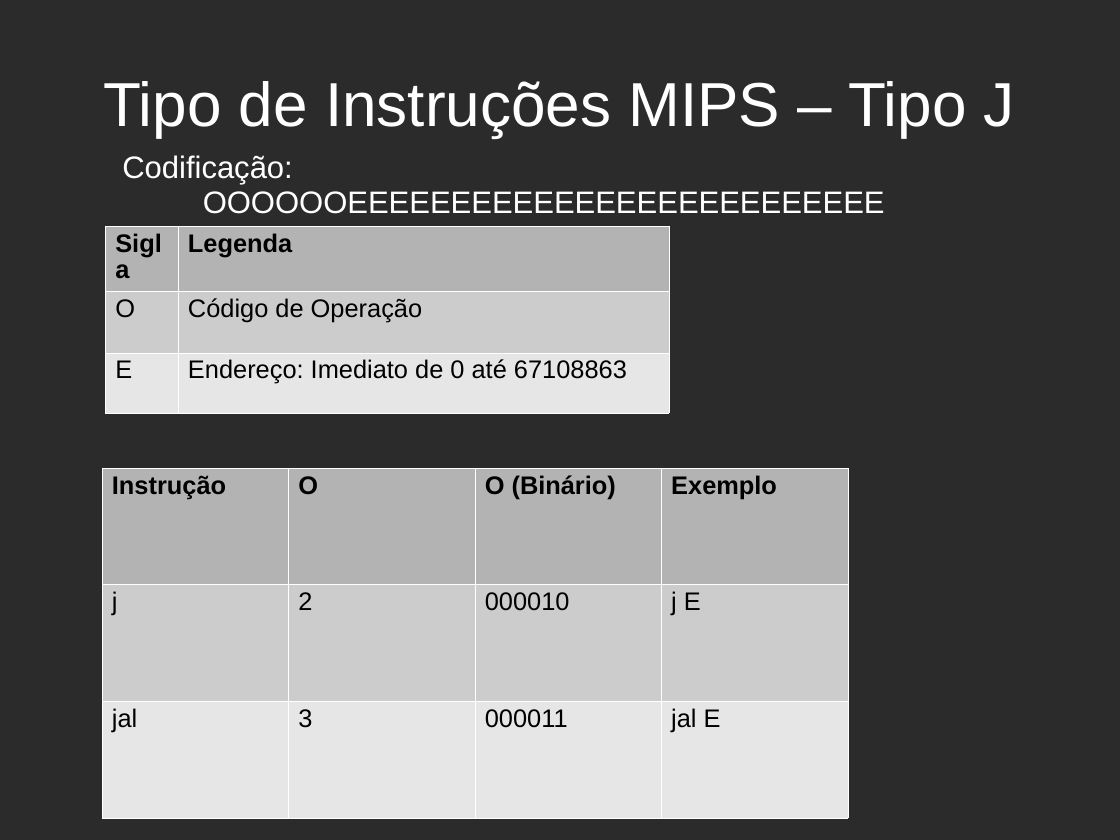
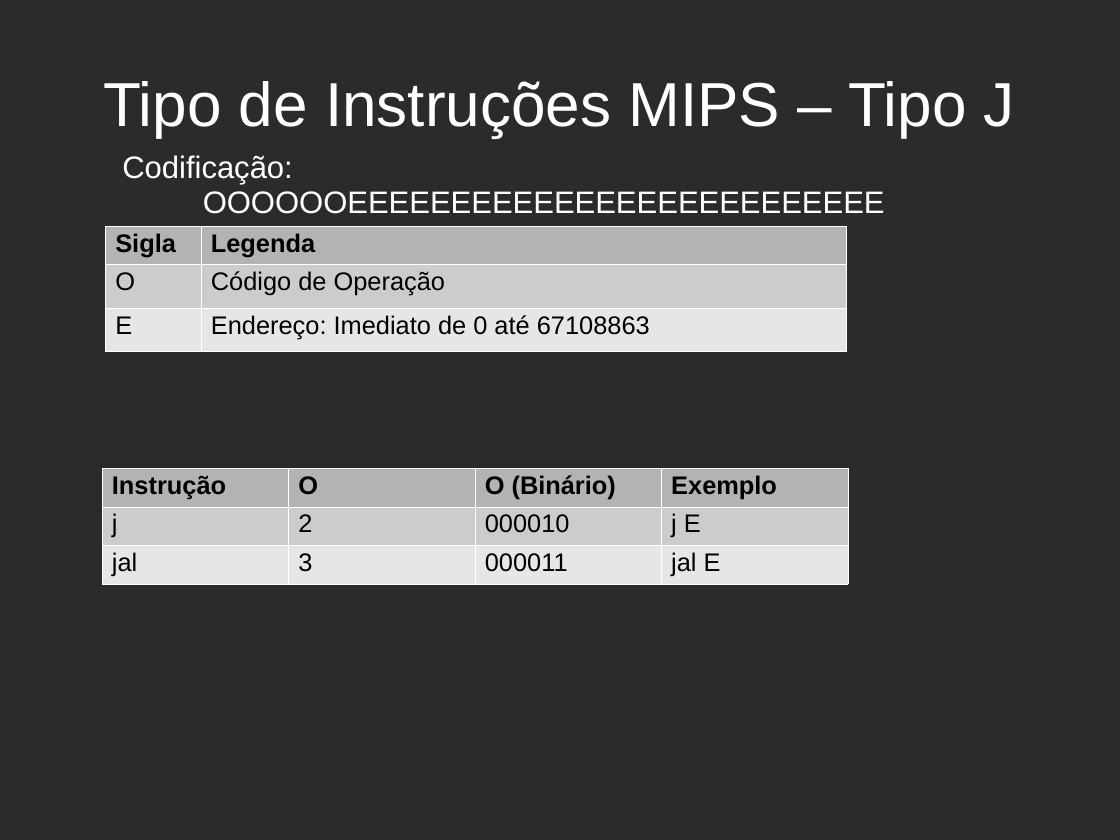
Before and after one commit to diegorocha/tradutor_mips, a slide deck: slide 5 of doc/Apresentação.ppt. Drawn at 1120x840 pixels with LibreOffice and Linux fonts; fonts in the diff are those of the drawing; background and template pictures are left out; a plain dark background stands for a picture behind light text. Boxes give left, top, right and bottom in pixels: in the first picture for what was removed or moved away, otherwise in the second. Text is boxed around its words. In the diff, an @@ line names an element or a change of style, - is before the commit and + after.

```diff
--- a/doc/Apresentação.ppt
+++ b/doc/Apresentação.ppt
@@ table resized from (x1=106, y1=226, x2=670, y2=413) to (x1=106, y1=226, x2=847, y2=352) @@
@@ table resized from (x1=102, y1=468, x2=850, y2=817) to (x1=102, y1=468, x2=850, y2=584) @@
```
Also in this commit, not shown: 4 other slides changed, 20 other files.
